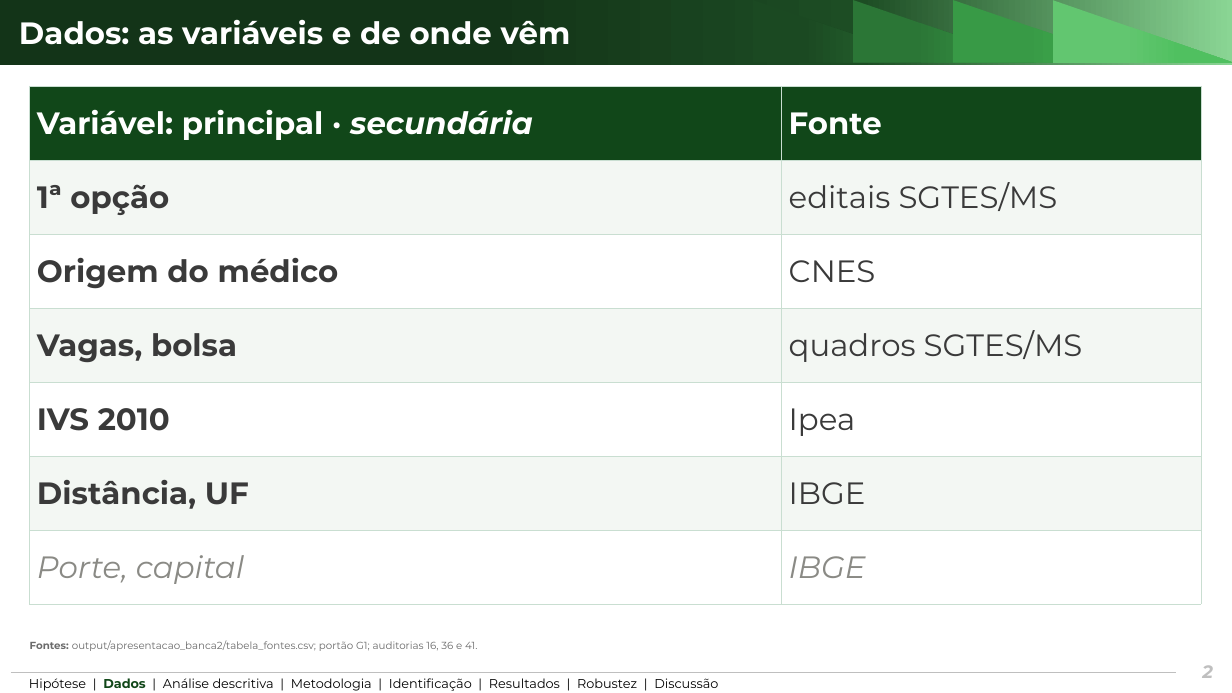
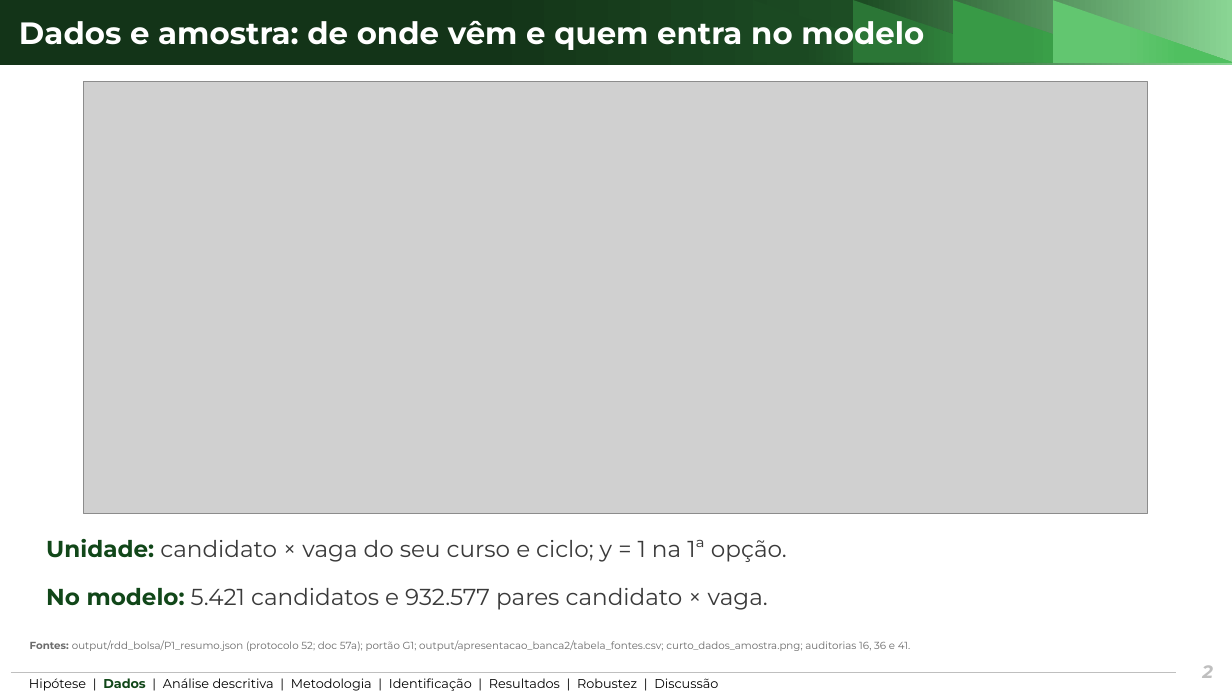
Before and after one commit to ka1victor/impact-eval-health-econ-pmme, a slide deck: slide 2 of output/apresentacao_banca2/deck_banca2_curto.pptx. Drawn at 1232x693 pixels with LibreOffice and Linux fonts; fonts in the diff are those of the drawing; grey boxes stand for pictures; background and template pictures are left out. Boxes give left, top, right and bottom in pixels: in the first picture for what was removed or moved away, otherwise in the second. Text is boxed around its words. In the diff, an @@ line names an element or a change of style, - is before the commit and + after.

```diff
--- a/output/apresentacao_banca2/deck_banca2_curto.pptx
+++ b/output/apresentacao_banca2/deck_banca2_curto.pptx
@@ title at (19, 15, 924, 52): text changed @@
-Dados: as variáveis e de onde vêm
+Dados e amostra: de onde vêm e quem entra no modelo
@@ table removed at (30, 86, 1202, 604), 7 rows, 2 columns @@
-Variável: principal · secundária | Fonte
-1ª opção | editais SGTES/MS
-Origem do médico | CNES
-Vagas, bolsa | quadros SGTES/MS
-IVS 2010 | Ipea
-Distância, UF | IBGE
-Porte, capital | IBGE
@@ picture added at (83, 81, 1147, 514) @@
@@ text added at (46, 539, 787, 562), 18 pt, text #3A3A3A @@
+Unidade: candidato × vaga do seu curso e ciclo; y = 1 na 1ª opção.
@@ text added at (46, 588, 768, 610), 18 pt, text #3A3A3A @@
+No modelo: 5.421 candidatos e 932.577 pares candidato × vaga.
@@ text at (30, 640, 910, 651): text changed @@
-Fontes: output/apresentacao_banca2/tabela_fontes.csv; portão G1; auditorias 16, 36 e 41.
+Fontes: output/rdd_bolsa/P1_resumo.json (protocolo 52; doc 57a); portão G1; output/apresentacao_banca2/tabela_fontes.csv; curto_dados_amostra.png; auditorias 16, 36 e 41.
```
Also in this commit, not shown: 8 other slides changed, 1 slide added, 1 slide removed, 30 other files.
